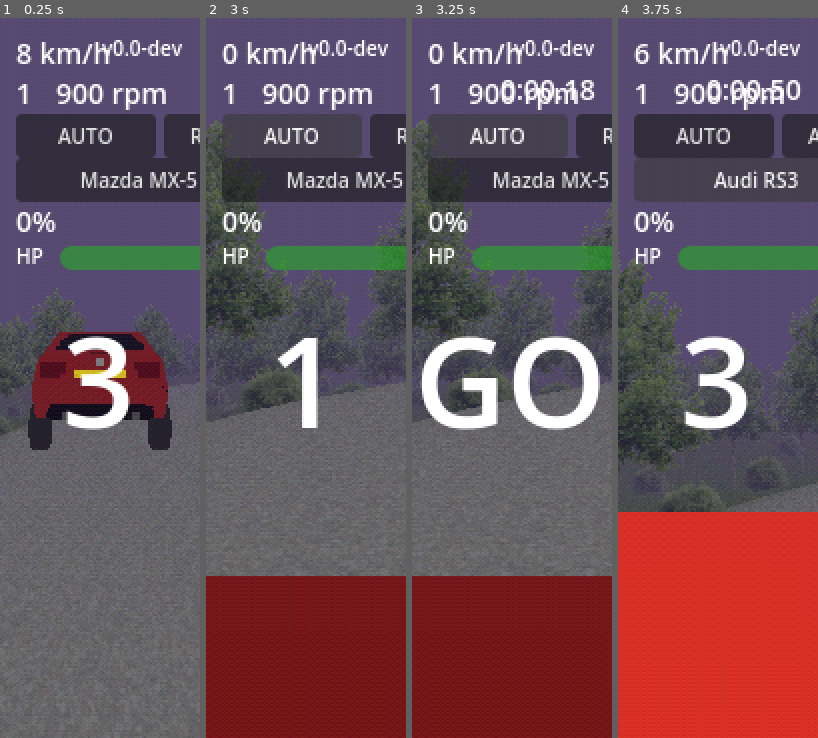
Above: before the commit, frames 1-4 (left to right).
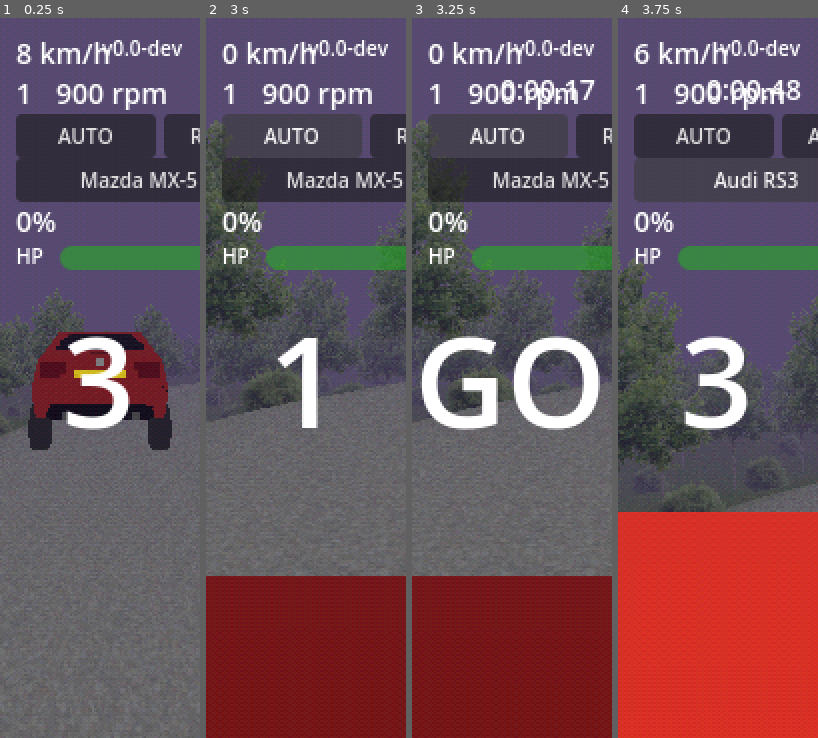
Above: after the commit, the same moments.

Repository: felixxwu/TAPPA
Game: Godot game, scene res://main.tscn
Same seed, same stepped clock (60 frames per second), same inputs: the game is played once before the commit and once after it. This scene is started directly instead of the project's main scene.
Inputs (mouse positions are in pixels of both pictures, inside the frame that each line leads up to):
- Up to frame 1 (0.25 s): no input
- Up to frame 2 (3 s): tap Enter at 0.5 s; move the mouse to (350, 342) at 0.52 s; hold D (steer_right) 0.53-1.25 s; tap C (cycle_camera) at 0.6 s; click (350, 342) at 0.67 s; drag from (266, 414) to (296, 522) at 1.27 s; click "AUTO" at 2 s; click "MANUAL" at 2.75 s
- Up to frame 3 (3.25 s): no input
- Up to frame 4 (3.75 s): click "Mazda MX-5" at 3.5 s

Frames 1-2 are identical in both runs. In frame 3, 0.2% of the frame differs, in the area x 84-92%, y 8-12%; in frame 4, 0.2%, in the area x 76-91%, y 8-12%.

Commit message:
Add roadside signs (sector boards, turn arrows, start/finish gates)
A-frame 'wet-floor' signs placed along the stage (todo/roadside-signs.md):

- track_generator.gd: record each piece's entry_pos/entry_heading (additive).
- sign_layout.gd (new): pure planner -> sector/turn/start/finish placements,
  both road edges, sharp-corner arrows keyed left/right by flip.
- sign_field.gd (new): two splayed BoxMesh panels per sign oriented to the
  road tangent, PS1 shader with per-kind colour fallback until art lands, and
  a StaticBody3D in DamageModel.OBSTACLE_GROUP so clipping a sign drains HP.
- world.gd: plan+build the sign field in _generate_track after the foliage.
- game_config.gd: Roadside Signs config group + sign_params/sign_render_params.
- tests: test_sign_layout.gd (counts, keys, offsets, determinism) + a smoke
  test (node/panel/collision/height); features/signs.md + index/track.md.

Co-Authored-By: Claude Opus 4.8 <noreply@anthropic.com>
Claude-Session: https://claude.ai/code/session_018G7jSe6DZVVx7GZP3yHGsa

Diff:
--- a/rally/scripts/game_config.gd
+++ b/rally/scripts/game_config.gd
@@ -342,6 +342,30 @@
 @export_range(0.0, 5.0) var bush_sink_m := 0.5
 
 
+@export_group("Roadside Signs")
+# A-frame (wet-floor) roadside signs along the stage: sector boards, turn arrows,
+# and start/finish banners (todo/roadside-signs.md). Few per stage (tens), so they
+# are individual nodes, not a MultiMesh. Authored face textures go in sign_textures;
+# until they exist, a per-kind colour fallback keeps the geometry testable.
+## Number of equal arc-length sectors the stage is split into. Signs mark
+## entering sectors 2..N (sector 1 is the start gate).
+@export_range(1, 12) var sign_sector_count := 4
+## One A-frame panel's width (x) by height (y), in metres — thin near-square boards.
+@export var sign_panel_size_m := Vector2(1.2, 1.2)
+## Panel thickness, in metres.
+@export_range(0.005, 0.5) var sign_thickness_m := 0.05
+## Half-angle, in degrees, each panel tilts from vertical to form the A-frame splay.
+@export_range(0.0, 60.0) var sign_splay_deg := 20.0
+## How far inside the visible road edge the sign base sits, in metres — keeps the
+## footprint on the flat road surface rather than the sloped verge.
+@export_range(0.0, 3.0) var sign_edge_inset_m := 0.3
+## Collision/footprint depth along the road, in metres.
+@export_range(0.1, 3.0) var sign_base_depth_m := 0.8
+## Map of texture_key (e.g. "sector_2", "arrow_square_left") → res://textures/signs/*.png.
+## Empty leaves every sign on its per-kind colour fallback.
+@export var sign_textures: Dictionary = {}
+
+
 @export_group("Performance")
 ## Render frame cap (FPS). The game is inherently low-end and ships one lean
 ## value; a steady cap avoids thermal throttling on phones. 0 = uncapped (desktop
@@ -418,3 +442,24 @@
 		"min_tree_dist_m": tree_min_tree_dist_m,
 		"max_retries": tree_max_retries,
 	}
+
+
+# Layout inputs for SignLayout.plan (todo/roadside-signs.md §2): what to place.
+func sign_params() -> Dictionary:
+	return {
+		"sector_count": sign_sector_count,
+	}
+
+
+# Render/build inputs for SignField.build (§3): how each placed sign looks and
+# where it sits relative to the road edge.
+func sign_render_params() -> Dictionary:
+	return {
+		"panel_size_m": sign_panel_size_m,
+		"thickness_m": sign_thickness_m,
+		"splay_deg": sign_splay_deg,
+		"edge_inset_m": sign_edge_inset_m,
+		"base_depth_m": sign_base_depth_m,
+		"textures": sign_textures,
+		"track_width": track_width,
+	}
--- /dev/null
+++ b/rally/scripts/sign_field.gd
@@ -0,0 +1,117 @@
+class_name SignField
+extends Node3D
+# Builds the physical roadside signs from a SignLayout plan (todo/roadside-signs.md
+# §3/§4). Each sign is a free-standing A-frame ("wet-floor" board): two thin panels
+# joined at a top ridge and splayed apart at the bottom, oriented so the large
+# faces point up-track / down-track and read for an approaching driver. Signs are
+# few (tens per stage), so each is an individual node — no MultiMesh/culling
+# (unlike the foliage in todo/performance-optimisations.md); the engine frustum-
+# culls the MeshInstance3Ds and each sign carries its own face texture anyway.
+#
+# Each sign gets a StaticBody3D in the OBSTACLE_GROUP, so hitting one drains HP
+# through the same damage path as trees/bushes (todo/damage-model.md §2).
+
+const SIGN_SHADER := preload("res://shaders/ps1_models.gdshader")
+
+# Per-kind colour used when no atlas texture is wired for a sign — keeps the
+# geometry visible and testable before the art lands (todo/roadside-signs.md §3).
+const FALLBACK_COLORS := {
+	"sector": Color(0.95, 0.82, 0.18),  # amber sector boards
+	"turn": Color(0.90, 0.35, 0.10),    # orange turn arrows
+	"start": Color(0.25, 0.80, 0.35),   # green start
+	"finish": Color(0.92, 0.92, 0.92),  # white finish
+}
+
+# Number of signs built — a renderer-independent count for headless tests (mirrors
+# BillboardField.instance_positions; child nodes exist regardless, but this is the
+# explicit contract).
+var sign_count := 0
+
+
+# Build one sign per layout entry. `params` is GameConfig.sign_render_params().
+func build(layout: Array, terrain: TerrainManager, params: Dictionary) -> void:
+	var panel_size: Vector2 = params["panel_size_m"]
+	var thickness: float = params["thickness_m"]
+	var splay := deg_to_rad(float(params["splay_deg"]))
+	var edge_inset: float = params["edge_inset_m"]
+	var base_depth: float = params["base_depth_m"]
+	var textures: Dictionary = params.get("textures", {})
+	var half_w: float = float(params["track_width"]) / 2.0
+
+	for entry in layout:
+		var pos: Vector2 = entry["pos"]
+		var tangent: Vector2 = entry["tangent"]
+		var side: int = entry["side"]
+		# Perpendicular to the road, toward the chosen edge; inset so the base sits
+		# on the flat road rather than the sloped verge.
+		var perp := Vector2(-tangent.y, tangent.x)
+		var edge := pos + side * perp * (half_w - edge_inset)
+		# Centerline surface height = the flat road height at this arc position
+		# (the road band is flattened to the centerline; see TerrainManager).
+		var y := terrain.height_at(pos.x, pos.y)
+
+		var sign_root := Node3D.new()
+		sign_root.name = "Sign%d" % sign_count
+		# -Z runs along the road tangent; ridge (local X) crosses the road.
+		var fwd3 := Vector3(tangent.x, 0.0, tangent.y).normalized()
+		sign_root.transform = Transform3D(Basis.looking_at(fwd3, Vector3.UP),
+			Vector3(edge.x, y, edge.y))
+		add_child(sign_root)
+
+		var mat := _material_for(String(entry["kind"]), String(entry["texture_key"]), textures)
+		_add_panels(sign_root, panel_size, thickness, splay, mat)
+		_add_collision(sign_root, panel_size, base_depth)
+		sign_count += 1
+
+
+# The two splayed panels. Each is a thin box tilted about the ridge (local X) so
+# their top edges meet at the apex and their bottoms separate into a stable
+# footprint. Both panels share the face material (same texture both ways — the
+# arrow-correct-on-approach refinement is deferred, §4).
+func _add_panels(sign_root: Node3D, panel_size: Vector2, thickness: float,
+		splay: float, mat: ShaderMaterial) -> void:
+	var h := panel_size.y
+	var box := BoxMesh.new()
+	box.size = Vector3(panel_size.x, h, thickness)
+	for d in [1, -1]:
+		var panel := MeshInstance3D.new()
+		panel.mesh = box
+		panel.material_override = mat
+		# Bottom at (0,0,d*h*sin) leaning in to meet the apex at (0,h*cos,0); the
+		# box centre is the panel midpoint, rotated about X by -d*splay.
+		panel.transform = Transform3D(
+			Basis(Vector3.RIGHT, -d * splay),
+			Vector3(0.0, (h * 0.5) * cos(splay), d * (h * 0.5) * sin(splay)))
+		sign_root.add_child(panel)
+
+
+# A single box hitbox covering the A-frame footprint, resting on the ground. Tagged
+# as an obstacle so the damage model counts contacts against it.
+func _add_collision(sign_root: Node3D, panel_size: Vector2, base_depth: float) -> void:
+	var body := StaticBody3D.new()
+	body.name = "Collision"
+	body.add_to_group(DamageModel.OBSTACLE_GROUP)
+	sign_root.add_child(body)
+	var shape := CollisionShape3D.new()
+	var box := BoxShape3D.new()
+	box.size = Vector3(panel_size.x, panel_size.y, base_depth)
+	shape.shape = box
+	# Centre half its height above the ground so it rests on the surface.
+	shape.position = Vector3(0.0, panel_size.y * 0.5, 0.0)
+	body.add_child(shape)
+
+
+# A PS1-look material: the atlas face texture if one is wired for this key,
+# otherwise a flat per-kind colour so the sign is still visible pre-art.
+func _material_for(kind: String, texture_key: String, textures: Dictionary) -> ShaderMaterial:
+	var mat := ShaderMaterial.new()
+	mat.shader = SIGN_SHADER
+	mat.set_shader_parameter("blend_road", false)
+	var path := String(textures.get(texture_key, ""))
+	if not path.is_empty() and ResourceLoader.exists(path):
+		mat.set_shader_parameter("albedo_texture", load(path) as Texture2D)
+		mat.set_shader_parameter("albedo_color", Color.WHITE)
+	else:
+		# No texture: hint_default_white samples white, so albedo_color shows solid.
+		mat.set_shader_parameter("albedo_color", FALLBACK_COLORS.get(kind, Color.WHITE))
+	return mat
--- /dev/null
+++ b/rally/scripts/sign_layout.gd
@@ -0,0 +1,111 @@
+class_name SignLayout
+extends RefCounted
+# Pure, scene-free planner for roadside signs (todo/roadside-signs.md §2). Given a
+# generated track (centerline Curve2D + pieces, from TrackGenerator.generate) and
+# the sign config, it returns one placement dict per physical sign. Mirrors
+# TrackGenerator / TreeScatter: all static, no nodes, unit-testable. SignField
+# (the Node3D) turns these placements into meshes + collision.
+#
+# Each placement:
+#   { "kind": "sector"|"turn"|"start"|"finish",
+#     "texture_key": String,   # which atlas image (GameConfig.sign_textures key)
+#     "pos": Vector2,          # centerline point (XZ) at this sign's arc offset
+#     "tangent": Vector2,      # unit road direction there
+#     "side": int }            # +1 / -1 : which road edge (perpendicular sign)
+
+# Corners that get a turn arrow: "2 or sharper" by exact name. The compound
+# "Right 4 tightens 2" is intentionally excluded (see todo/roadside-signs.md §2).
+const TURN_CORNERS := ["1", "2", "Square", "Hairpin"]
+
+# Small arc-distance step used to estimate the road tangent by finite difference.
+const TANGENT_EPS_M := 0.5
+
+
+# Plan every sign for a stage. `params` is GameConfig.sign_params()
+# ({ "sector_count": int }).
+static func plan(centerline: Curve2D, pieces: Array, params: Dictionary) -> Array:
+	var out: Array = []
+	var length := centerline.get_baked_length()
+	if length <= 0.0:
+		return out
+	var sector_count := int(params.get("sector_count", 4))
+
+	# Start / finish gates (offset 0 and L), a pair each.
+	_emit_pair(out, centerline, length, 0.0, "start", "start")
+	_emit_pair(out, centerline, length, length, "finish", "finish")
+
+	# Sector boards: a pair at each interior boundary, marking entry into 2..N.
+	# Sector 1 is implied by the start gate, so we don't sign offset 0 again.
+	for k in range(1, sector_count):
+		var offset := k * length / float(sector_count)
+		_emit_pair(out, centerline, length, offset, "sector", "sector_%d" % (k + 1))
+
+	# Turn arrows: a pair at the corner entry of every sharp turn.
+	for piece in pieces:
+		var corner := String(piece.get("corner", ""))
+		if not TURN_CORNERS.has(corner):
+			continue
+		var entry_pos: Vector2 = piece["entry_pos"]
+		var entry_heading: Vector2 = piece["entry_heading"]
+		# The corner starts after the connecting straight (§1).
+		var corner_entry := entry_pos + entry_heading.normalized() * float(piece["straight"])
+		var offset := centerline.get_closest_offset(corner_entry)
+		_emit_pair(out, centerline, length, offset, "turn", _arrow_key(corner, bool(piece["flip"])))
+
+	return out
+
+
+# The interior sector-boundary arc offsets (k*L/count for k in 1..count-1). Exposed
+# so the stage timer can reuse the exact same boundaries for per-sector splits if
+# todo/stage-start-and-end.md grows them (§5) instead of recomputing the math.
+static func sector_offsets(centerline: Curve2D, count: int) -> Array:
+	var offsets: Array = []
+	var length := centerline.get_baked_length()
+	if length <= 0.0 or count <= 1:
+		return offsets
+	for k in range(1, count):
+		offsets.append(k * length / float(count))
+	return offsets
+
+
+# Append two placements (one per road edge) at a single arc offset.
+static func _emit_pair(out: Array, centerline: Curve2D, length: float, offset: float,
+		kind: String, texture_key: String) -> void:
+	var clamped := clampf(offset, 0.0, length)
+	var pos := centerline.sample_baked(clamped)
+	var tangent := _tangent_at(centerline, clamped, length)
+	for side in [1, -1]:
+		out.append({
+			"kind": kind,
+			"texture_key": texture_key,
+			"pos": pos,
+			"tangent": tangent,
+			"side": side,
+		})
+
+
+# Unit road direction at an arc offset, by forward finite difference (backward
+# near the end of the curve so the finish gate still gets a sensible tangent).
+static func _tangent_at(centerline: Curve2D, offset: float, length: float) -> Vector2:
+	var pos := centerline.sample_baked(offset)
+	var tan: Vector2
+	if offset + TANGENT_EPS_M <= length:
+		tan = centerline.sample_baked(offset + TANGENT_EPS_M) - pos
+	else:
+		tan = pos - centerline.sample_baked(maxf(0.0, offset - TANGENT_EPS_M))
+	if tan.length() < 1e-5:
+		return Vector2(0.0, 1.0)
+	return tan.normalized()
+
+
+# Atlas key for a turn arrow: shape from the corner name, direction from the flip
+# (flip = left-hand corner). See the table in todo/roadside-signs.md §2.
+static func _arrow_key(corner: String, flip: bool) -> String:
+	var dir := "left" if flip else "right"
+	match corner:
+		"Square":
+			return "arrow_square_%s" % dir
+		"Hairpin":
+			return "arrow_uturn_%s" % dir
+		_:  # "1", "2": curved arrow
+			return "arrow_curve_%s" % dir
--- a/rally/scripts/track_generator.gd
+++ b/rally/scripts/track_generator.gd
@@ -228,6 +228,12 @@
 				"flip": cand["flip"],
 				"straight": cand["straight"],
 				"cells": added_cells,
+				# Entry pose of this piece (the connecting straight's start). The
+				# corner itself begins after `straight` metres along `entry_heading`.
+				# Additive — used by SignLayout (todo/roadside-signs.md §1); existing
+				# consumers ignore it.
+				"entry_pos": frame_pos,
+				"entry_heading": frame_heading,
 			})
 			frame_pos = built["exit_pos"]
 			frame_heading = built["exit_heading"]
--- a/rally/scripts/world.gd
+++ b/rally/scripts/world.gd
@@ -146,6 +146,17 @@
 		cfg.tree_collision_radius_m, cfg.tree_collision_height_m, false,
 		cfg.tree_render_distance_m, cfg.tree_render_fade_m, -cfg.bush_sink_m)
 
+	if loading != null:
+		loading.set_step("Placing signs…")
+	await _yield_frame()
+	# Roadside signs: sector boards, turn arrows, and start/finish gates along the
+	# stage (todo/roadside-signs.md). Few per stage, so individual nodes (not a
+	# MultiMesh); their collision bodies are obstacles, so clipping one costs HP.
+	var sign_layout := SignLayout.plan(result["centerline"], result["pieces"], cfg.sign_params())
+	var sign_field := SignField.new()
+	add_child(sign_field)
+	sign_field.build(sign_layout, $Floor as TerrainManager, cfg.sign_render_params())
+
 	# Retain the centerline in a TrackProgress manager: tracks how far the car has
 	# driven and snaps it back onto the road if it strays too far (the Curve2D is
 	# otherwise discarded after set_track). Reuse the node across regenerations
--- /dev/null
+++ b/rally/tests/headless/test_sign_layout.gd
@@ -0,0 +1,124 @@
+extends GutTest
+# SignLayout: a pure planner (no scene) that turns a generated track
+# (centerline + pieces) into roadside-sign placements (todo/roadside-signs.md §2).
+# Sectors, turn arrows, and start/finish gates — each a pair, one per road edge.
+
+const TrackGenerator = preload("res://scripts/track_generator.gd")
+const SignLayout = preload("res://scripts/sign_layout.gd")
+
+const START_POS := Vector2(0.0, 0.0)
+const START_HEADING := Vector2(0.0, 1.0)
+
+
+func _generate(seed_value: int, turns: int = 10, width: float = 6.0) -> Dictionary:
+	return TrackGenerator.generate(START_POS, START_HEADING, seed_value, turns, width)
+
+
+func _plan(result: Dictionary, sector_count: int = 4) -> Array:
+	return SignLayout.plan(result["centerline"], result["pieces"], {"sector_count": sector_count})
+
+
+func _of_kind(layout: Array, kind: String) -> Array:
+	var out: Array = []
+	for s in layout:
+		if s["kind"] == kind:
+			out.append(s)
+	return out
+
+
+func test_start_and_finish_are_one_pair_each() -> void:
+	var r := _generate(3)
+	var layout := _plan(r)
+	var starts := _of_kind(layout, "start")
+	var finishes := _of_kind(layout, "finish")
+	assert_eq(starts.size(), 2, "start gate is a pair (both sides)")
+	assert_eq(finishes.size(), 2, "finish gate is a pair (both sides)")
+	# One per side.
+	assert_eq(starts[0]["side"] + starts[1]["side"], 0, "start signs are on opposite sides")
+	assert_eq(String(starts[0]["texture_key"]), "start", "start texture key")
+	assert_eq(String(finishes[0]["texture_key"]), "finish", "finish texture key")
+	# Start sits at the curve origin; finish at the far end.
+	var curve: Curve2D = r["centerline"]
+	assert_almost_eq(starts[0]["pos"], curve.sample_baked(0.0), Vector2(1e-3, 1e-3),
+		"start gate at offset 0")
+	assert_almost_eq(finishes[0]["pos"], curve.sample_baked(curve.get_baked_length()),
+		Vector2(1e-3, 1e-3), "finish gate at offset L")
+
+
+func test_sector_signs_mark_entries_2_to_n() -> void:
+	var r := _generate(3)
+	var curve: Curve2D = r["centerline"]
+	var length := curve.get_baked_length()
+	var count := 4
+	var sectors := _of_kind(_plan(r, count), "sector")
+	# count-1 boundaries, a pair each.
+	assert_eq(sectors.size(), (count - 1) * 2, "%d boundaries, two signs each" % (count - 1))
+	# Labels sector_2..sector_count, each appearing twice, at the expected offsets.
+	for k in range(1, count):
+		var expected_offset := k * length / float(count)
+		var key := "sector_%d" % (k + 1)
+		var matching: Array = []
+		for s in sectors:
+			if String(s["texture_key"]) == key:
+				matching.append(s)
+		assert_eq(matching.size(), 2, "%s is a pair" % key)
+		var off := curve.get_closest_offset(matching[0]["pos"])
+		assert_almost_eq(off, expected_offset, length * 0.02,
+			"%s sits at ~k*L/count" % key)
+	# Sector 1 is never signed (the start gate covers it).
+	for s in sectors:
+		assert_ne(String(s["texture_key"]), "sector_1", "sector 1 is not signed")
+
+
+func test_turn_signs_only_for_sharp_corners_with_correct_keys() -> void:
+	var r := _generate(7, 12)
+	var turns := _of_kind(_plan(r), "turn")
+	# Count the sharp turns in the generated track ourselves.
+	var sharp := 0
+	for piece in r["pieces"]:
+		if SignLayout.TURN_CORNERS.has(String(piece["corner"])):
+			sharp += 1
+	assert_gt(sharp, 0, "the generated track has at least one sharp turn to sign")
+	assert_eq(turns.size(), sharp * 2, "a sign pair per sharp turn, none for gentle/straight")
+	# Every turn key is a known arrow shape, and left/right matches some piece flip.
+	var valid_keys := {
+		"arrow_curve_left": true, "arrow_curve_right": true,
+		"arrow_square_left": true, "arrow_square_right": true,
+		"arrow_uturn_left": true, "arrow_uturn_right": true,
+	}
+	for s in turns:
+		assert_true(valid_keys.has(String(s["texture_key"])),
+			"turn key %s is a known arrow" % s["texture_key"])
+
+
+func test_arrow_key_maps_shape_and_direction() -> void:
+	assert_eq(SignLayout._arrow_key("1", false), "arrow_curve_right", "gradient 1, right")
+	assert_eq(SignLayout._arrow_key("2", true), "arrow_curve_left", "gradient 2, left (flip)")
+	assert_eq(SignLayout._arrow_key("Square", false), "arrow_square_right", "square, right")
+	assert_eq(SignLayout._arrow_key("Hairpin", true), "arrow_uturn_left", "hairpin, left (flip)")
+
+
+func test_tangents_are_unit_length() -> void:
+	for s in _plan(_generate(2)):
+		assert_almost_eq(Vector2(s["tangent"]).length(), 1.0, 1e-3,
+			"every placement carries a unit tangent")
+
+
+func test_plan_is_deterministic() -> void:
+	var r := _generate(5)
+	var a := _plan(r)
+	var b := _plan(r)
+	assert_eq(a.size(), b.size(), "same track -> same sign count")
+	for i in a.size():
+		assert_eq(String(a[i]["texture_key"]), String(b[i]["texture_key"]),
+			"placement %d identical" % i)
+		assert_eq(int(a[i]["side"]), int(b[i]["side"]), "placement %d side identical" % i)
+
+
+func test_sector_offsets_helper_matches_boundaries() -> void:
+	var r := _generate(3)
+	var curve: Curve2D = r["centerline"]
+	var offsets := SignLayout.sector_offsets(curve, 4)
+	assert_eq(offsets.size(), 3, "count-1 interior boundaries")
+	assert_almost_eq(float(offsets[0]), curve.get_baked_length() / 4.0, 1e-3,
+		"first boundary at L/4")
--- a/rally/tests/headless/test_smoke.gd
+++ b/rally/tests/headless/test_smoke.gd
@@ -264,6 +264,40 @@
 		Vector3(1e-3, 1e-3, 1e-3), "bush sunk into ground by the y_offset")
 
 
+func test_sign_field_builds_signs_with_collision_at_road_height() -> void:
+	var floor := _scene.get_node("Floor") as TerrainManager
+	var field := SignField.new()
+	add_child_autofree(field)
+	# A hand-made layout (no full track needed): one of each kind, both sides.
+	var layout := [
+		{"kind": "start", "texture_key": "start", "pos": Vector2(4, 6), "tangent": Vector2(0, 1), "side": 1},
+		{"kind": "sector", "texture_key": "sector_2", "pos": Vector2(12, 8), "tangent": Vector2(1, 0), "side": -1},
+		{"kind": "turn", "texture_key": "arrow_square_left", "pos": Vector2(-5, 9), "tangent": Vector2(0, 1), "side": 1},
+	]
+	field.build(layout, floor, Config.data.sign_render_params())
+	assert_eq(field.sign_count, layout.size(), "one sign built per layout entry")
+	assert_eq(field.get_child_count(), layout.size(), "one node per sign")
+	var sign0 := field.get_child(0) as Node3D
+	# Two splayed panels (count MeshInstance3D children directly — find_children
+	# defaults to owned=true, which excludes programmatically-built nodes).
+	var panels := 0
+	for child in sign0.get_children():
+		if child is MeshInstance3D:
+			panels += 1
+	assert_eq(panels, 2, "each sign has two A-frame panels")
+	# Obstacle collision body (so a hit drains HP like trees do).
+	var body := sign0.get_node_or_null("Collision") as StaticBody3D
+	assert_not_null(body, "each sign has a Collision StaticBody3D")
+	assert_true(body.is_in_group(DamageModel.OBSTACLE_GROUP),
+		"sign body is in the damage OBSTACLE_GROUP")
+	assert_true(body.get_child_count() > 0 and body.get_child(0) is CollisionShape3D,
+		"collision body carries a shape")
+	# The sign sits at the centerline road-surface height for its position.
+	var p: Vector2 = layout[0]["pos"]
+	assert_almost_eq(sign0.position.y, floor.height_at(p.x, p.y), 1e-3,
+		"sign sits on the road surface height")
+
+
 func test_main_scene_generates_a_track() -> void:
 	await get_tree().physics_frame  # let world._ready() generate + apply + build
 	var floor_node = _scene.get_node("Floor")
Not shown, added: rally/scripts/sign_field.gd.uid
Not shown, added: rally/scripts/sign_layout.gd.uid
Not shown, added: rally/tests/headless/test_sign_layout.gd.uid
Not shown, added: rally/features/signs.md
Not shown, changed: rally/features/track.md
